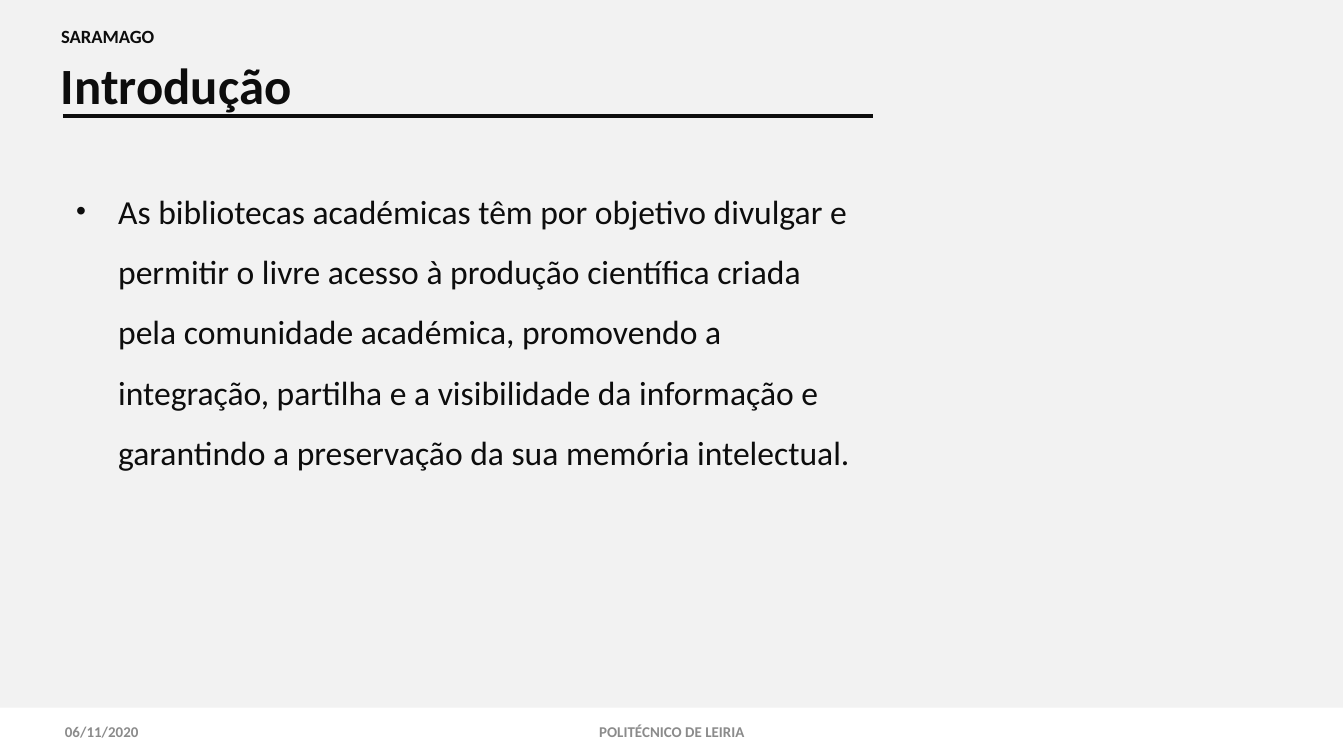
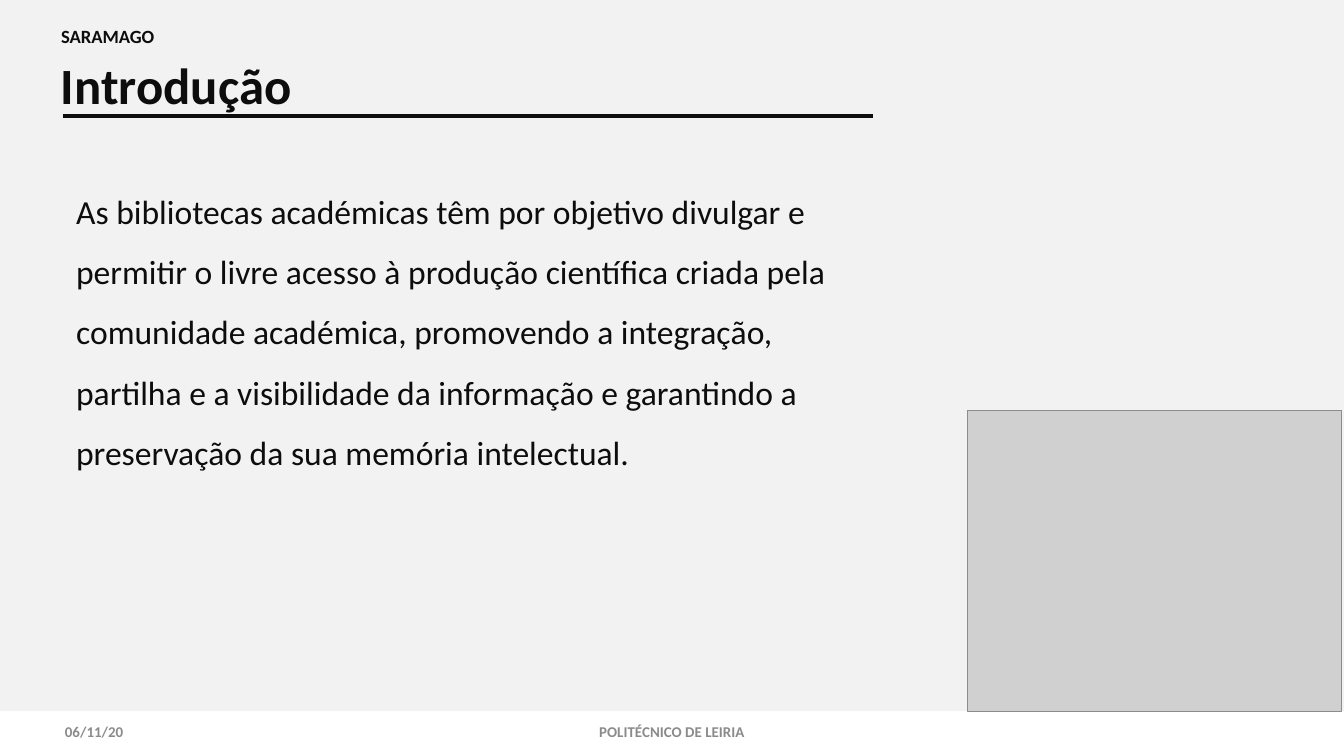
Before and after one commit to 2180622/IPL_PSI_ProjetoFinal_SARAMAGO, a slide deck: slide 2 of documentacao/Especificacao_Sistema_Informacao/android/IPL-TeSP-AMSI-SARAMAGO.pptx. Drawn at 1344x756 pixels with LibreOffice and Linux fonts; fonts in the diff are those of the drawing; grey boxes stand for pictures. Boxes give left, top, right and bottom in pixels: in the first picture for what was removed or moved away, otherwise in the second. Text is boxed around its words. In the diff, an @@ line names an element or a change of style, - is before the commit and + after.

```diff
--- a/documentacao/Especificacao_Sistema_Informacao/android/IPL-TeSP-AMSI-SARAMAGO.pptx
+++ b/documentacao/Especificacao_Sistema_Informacao/android/IPL-TeSP-AMSI-SARAMAGO.pptx
@@ rectangle: place and size @@
-rectangle at [0, 0, 1343, 707]
+rectangle at [0, 0, 1344, 711]
@@ text "As bibliotecas académicas têm por ..." at [76, 200, 825, 471]: bullet • to none @@
@@ picture added at [968, 410, 1341, 711] @@
@@ text at [65, 726, 123, 738]: text changed @@
-06/11/2020
+06/11/20
```
Also in this commit, not shown: 10 other slides changed, 8 slides added.
